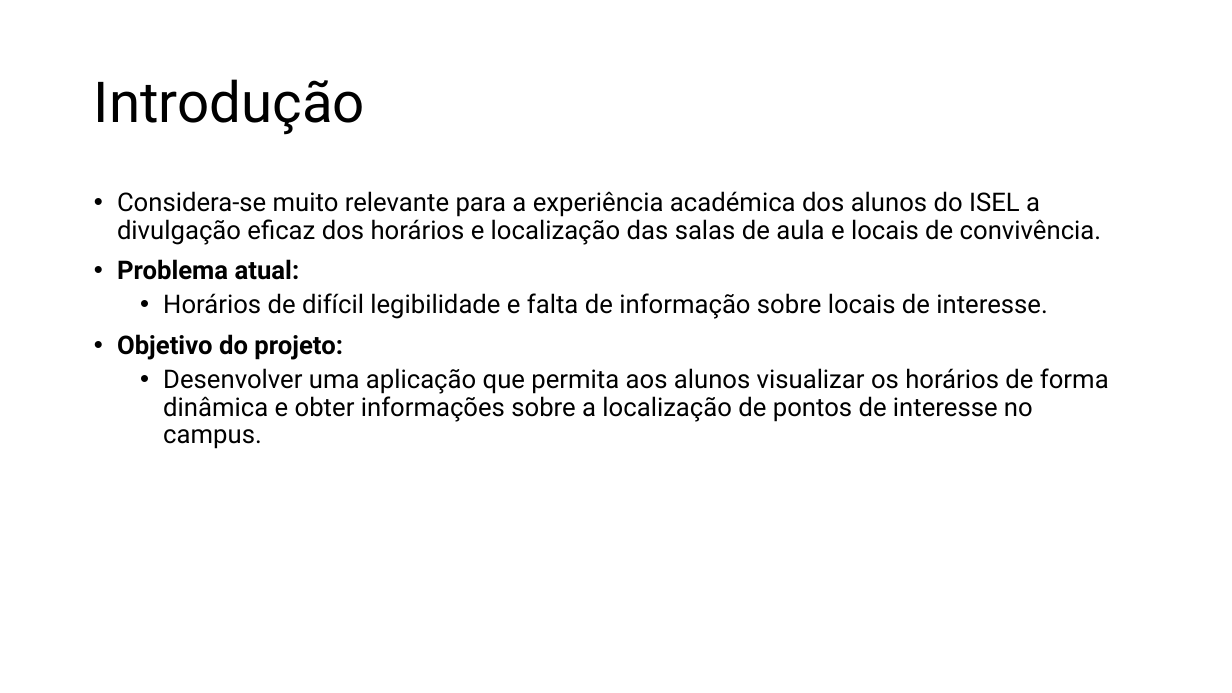
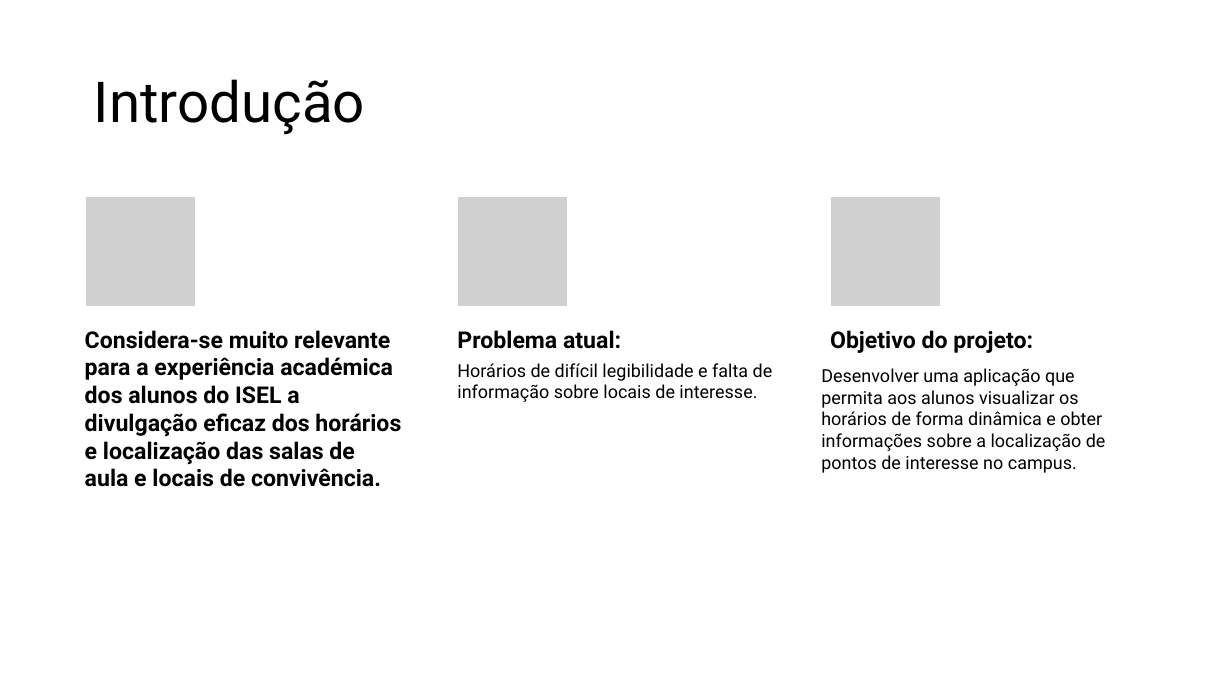
Before and after one commit to sergiomiguelzorro/ps_tests2324, a slide deck: slide 2 of src/main/resources/G03_apresentação.pptx. Drawn at 1232x693 pixels with LibreOffice and Linux fonts; fonts in the diff are those of the drawing; grey boxes stand for pictures. Boxes give left, top, right and bottom in pixels: in the first picture for what was removed or moved away, otherwise in the second. Text is boxed around its words. In the diff, an @@ line names an element or a change of style, - is before the commit and + after.

```diff
--- a/src/main/resources/G03_apresentação.pptx
+++ b/src/main/resources/G03_apresentação.pptx
@@ text removed at bbox=[117, 191, 1109, 449] @@
-• Considera-se muito relevante para a experiência académica dos alunos do ISEL a divulgação eficaz dos horários e localização das salas de aula e locais de convivência.
-• Problema atual:
-  • Horários de difícil legibilidade e falta de informação sobre locais de interesse.
-• Objetivo do projeto:
-  • Desenvolver uma aplicação que permita aos alunos visualizar os horários de forma dinâmica e obter informações sobre a localização de pontos de interesse no campus.
@@ group added at bbox=[85, 196, 1106, 487]: 5 texts, 3 pictures @@
+Considera-se muito relevante para a experiência académica dos alunos do ISEL a divulgação eficaz dos horários e localização das salas de aula e locais de convivência.
+Problema atual:
+Horários de difícil legibilidade e falta de informação sobre locais de interesse.
+Objetivo do projeto:
+Desenvolver uma aplicação que permita aos alunos visualizar os horários de forma dinâmica e obter informações sobre a localização de pontos de interesse no campus.
```
Also in this commit, not shown: 4 other slides changed, 1 other file.
